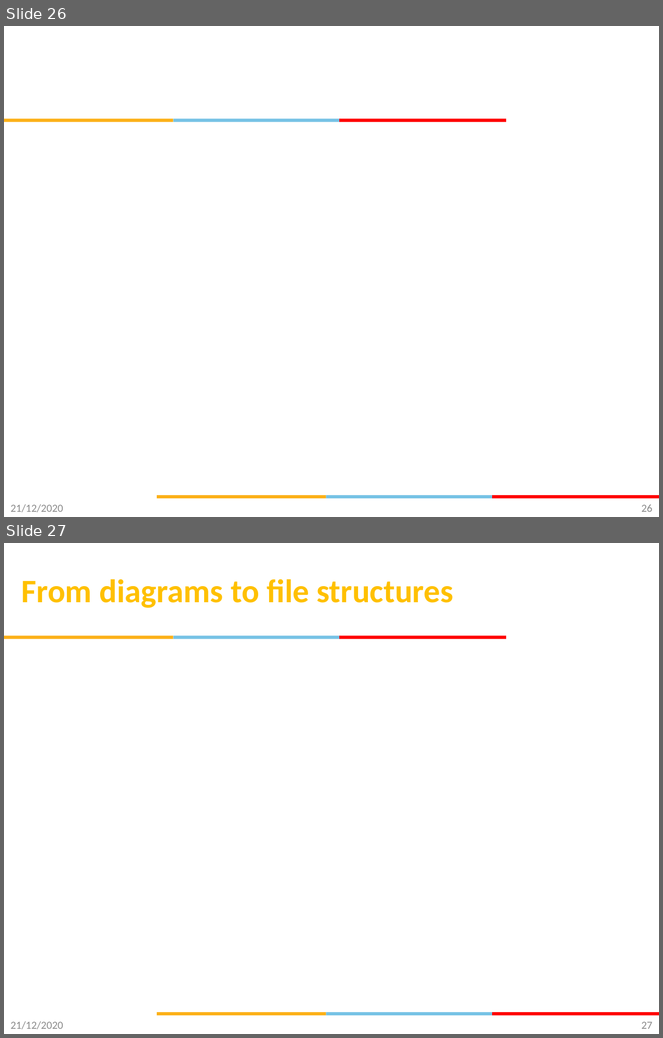
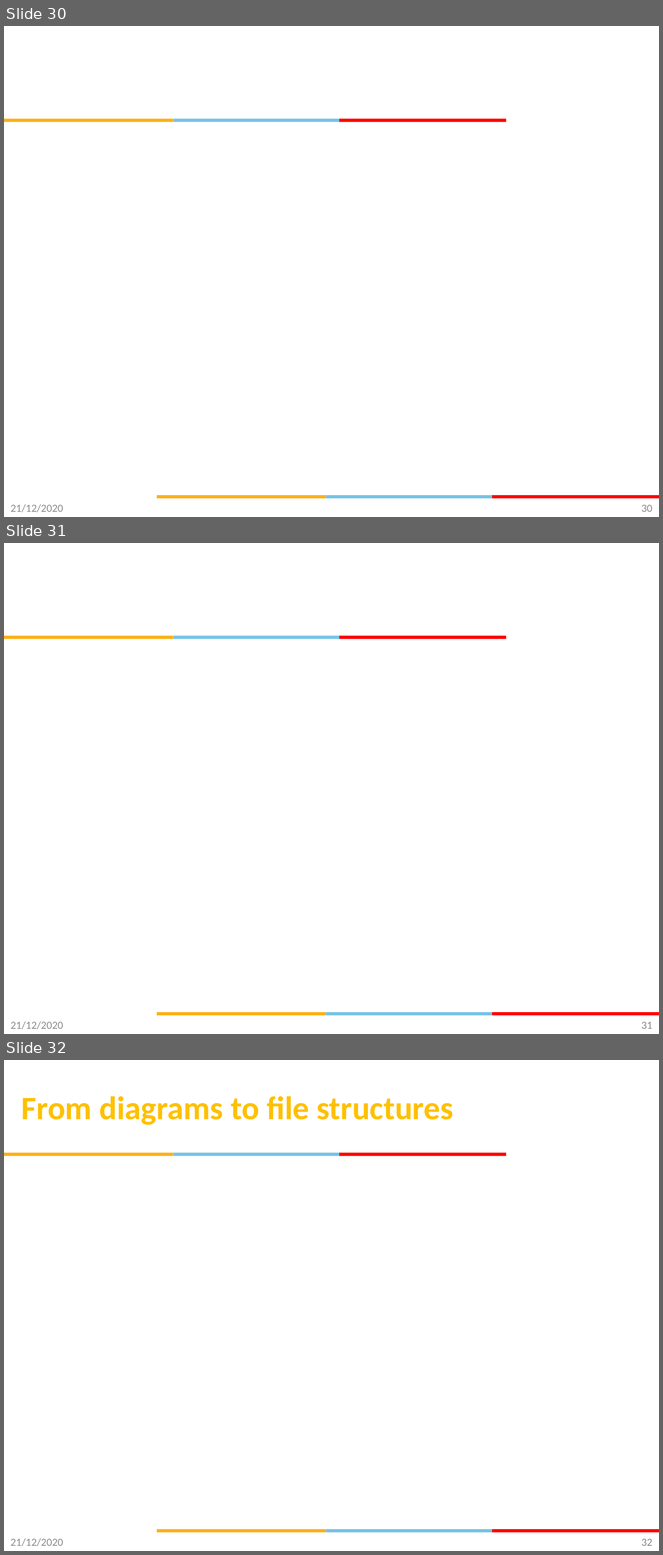
Before and after one commit to gsaurabhr-teaching/csg523-material, a slide deck: Lec-13-16-firmware-architecture.pptx. Shown one above the other, each under a label of ours: slides 26 and 27 before the commit, slides 30, 31 and 32 after it. The pictures are 663x1038 and 663x1555 pixels, drawn with LibreOffice and Linux fonts; fonts in the diff are those of the drawing; background and template pictures are left out. Boxes give left, top, right and bottom in pixels: in the first picture for what was removed or moved away, otherwise in the second. Text is boxed around its words. In the diff, an @@ line names an element or a change of style, - is before the commit and + after.

```diff
--- a/Lec-13-16-firmware-architecture.pptx
+++ b/Lec-13-16-firmware-architecture.pptx
@@ slide 31 added at box(4, 543, 659, 1034), background #FFFFFF; not listed: 6 template elements that a slide beside it also shows @@
@@ text added at box(11, 1021, 63, 1030), 12 pt, text #8C8C8C @@
+21/12/2020
@@ page number added at box(642, 1022, 652, 1029), 12 pt, text #898989 @@
+31
@@ what was slide 26 is now slide 30 @@
@@ page number at box(642, 505, 652, 512): text changed @@
-26
+30
@@ what was slide 27 is now slide 32 @@
@@ page number at box(642, 1539, 652, 1546): text changed @@
-27
+32
```
Also in this commit, not shown: 2 slides changed, 4 other slides added.
